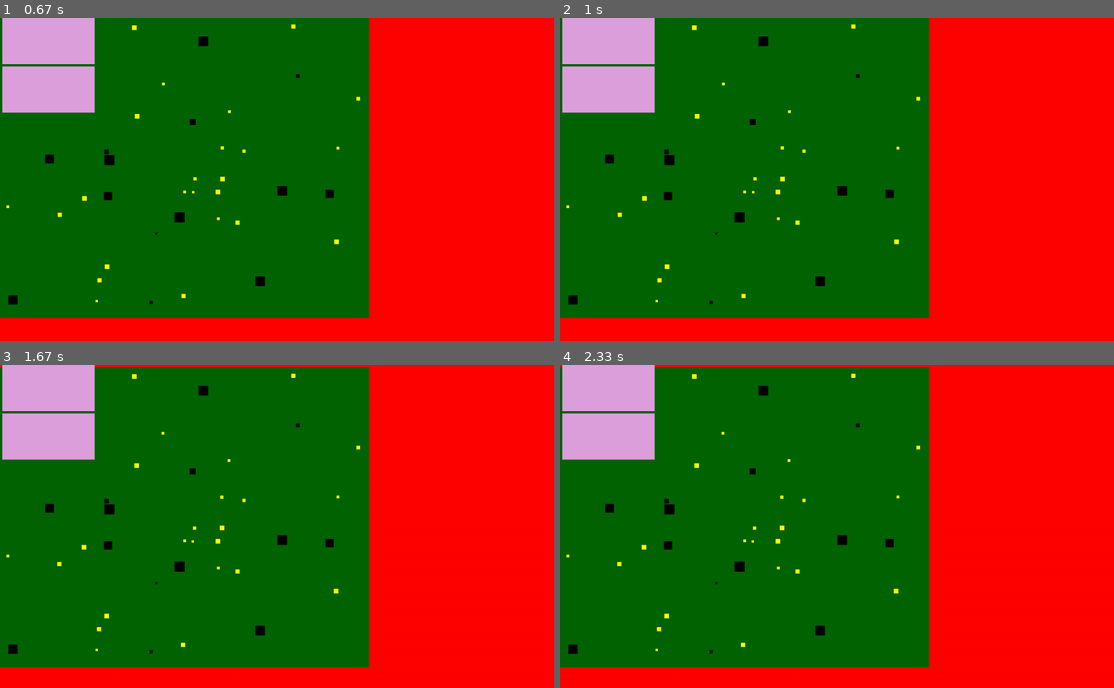
Above: before the commit, frames 1-4 (two rows, left to right).
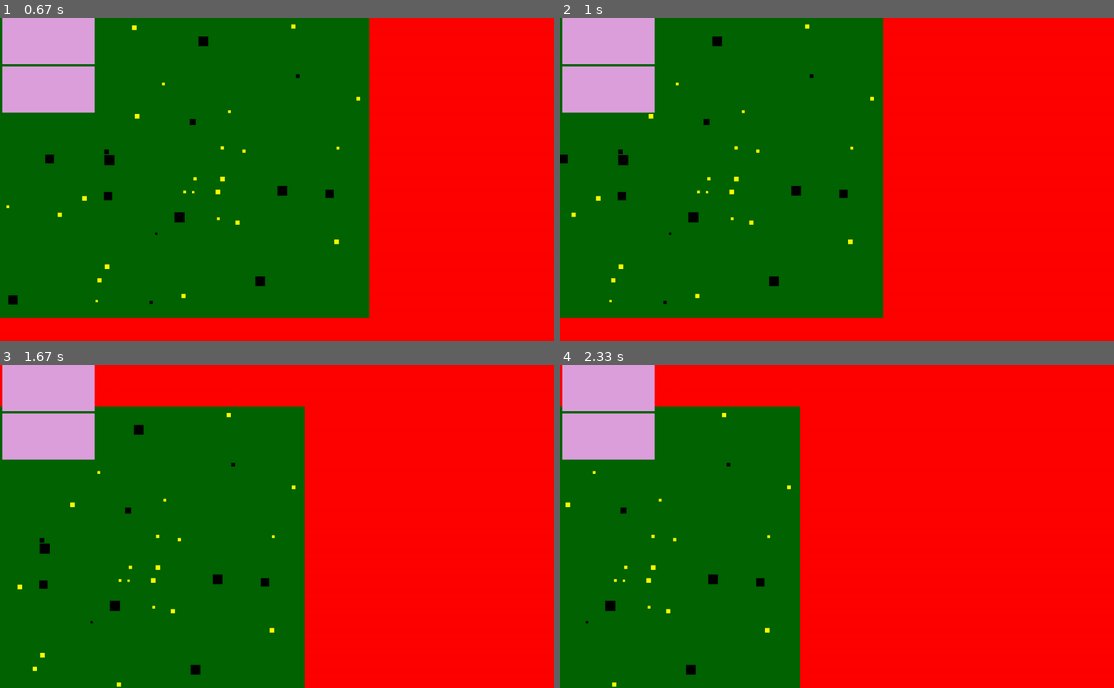
Above: after the commit, the same moments.

Repository: peterjheile/LearningCenter
Game: pygame game, started from pygame/EcosystemGame2/Initializer.py
The game is run twice, just before and just after one commit, with the same random seed, the same clock (stepped at 60 frames per second) and the same inputs.
Inputs (mouse positions are in pixels of both pictures, inside the frame that each line leads up to):
- Up to frame 1 (0.67 s): click (49, 89) at 0.38 s
- Up to frame 2 (1 s): hold D from 0.67 s (still down)
- Up to frame 3 (1.67 s): release D at 1.13 s; hold W 1.17-1.47 s; press the mouse at (49, 387) at 1.53 s; move the mouse to (55, 406) at 1.63 s
- Up to frame 4 (2.33 s): release the mouse at (626, 423) at 1.77 s; hold D 1.83-2.3 s

Frame 1 is identical in both runs. In frame 2, 9.0% of the frame differs, in the area x 0-67%, y 0-93%; in frame 3, 20%; in frame 4, 29%, in the area x 0-67%, y 0-100%.

Commit message:
acutal pause and screen move while paused

Diff:
--- a/pygame/EcosystemGame2/Initializer.py
+++ b/pygame/EcosystemGame2/Initializer.py
@@ -14,8 +14,7 @@
             pygame.quit()
             sys.exit()
         if event.type == pygame.MOUSEBUTTONUP:
-            window.gui.update(pygame.mouse.get_pos())
-            clock.tick(window.gui.tick)
+            window.gui.update(pygame.mouse.get_pos(),window)
 
     keys = pygame.key.get_pressed()
 
@@ -31,4 +30,4 @@
         movement[1] -=5
 
     window.updateDisplay(movement)
-    clock.tick(window.gui.tick)
+    clock.tick(60)
--- a/pygame/EcosystemGame2/Window/ButtonClass.py
+++ b/pygame/EcosystemGame2/Window/ButtonClass.py
@@ -1,4 +1,6 @@
 import pygame
+import sys
+# from Window.WindowClass import Window
 
 class Button:
     def __init__(self):
@@ -28,7 +30,30 @@
         self.y = 105
         self.tick = 1
 
-    def checkClicked(self,clickPos):
+    def checkClicked(self,clickPos,startButton,window):
         if (clickPos[0]>self.x and clickPos[0]<self.x+self.width) and (clickPos[1]>self.y and clickPos[1]<self.y+self.height):
-            return True
-        return False
+            self.pause(startButton,window)
+
+    def pause(self,startButton,window):
+        clock = pygame.time.Clock()
+        continues = True
+        while continues:
+            for event in pygame.event.get():
+                if event.type == pygame.QUIT:
+                    pygame.quit()
+                    sys.exit()
+                if event.type == pygame.MOUSEBUTTONUP:
+                    if startButton.checkClicked(pygame.mouse.get_pos()):
+                        continues = False
+            keys = pygame.key.get_pressed()
+            movement = [0,0]
+            if keys[pygame.K_a]:
+                movement[0] +=5
+            if keys[pygame.K_d]:
+                movement[0] -=5
+            if keys[pygame.K_w]:
+                movement[1] +=5
+            if keys[pygame.K_s]:
+                movement[1] -=5
+            window.updateDisplay(movement,False)
+            clock.tick(60)
--- a/pygame/EcosystemGame2/Window/GuiClass.py
+++ b/pygame/EcosystemGame2/Window/GuiClass.py
@@ -6,17 +6,10 @@
         self.startButton = StartButton()
         self.pauseButton = PauseButton()
         self.buttons = [self.startButton,self.pauseButton]
-        self.tick = 60
 
     def draw(self,display):
         for i in self.buttons:
             i.draw(display)
 
-    def update(self,mousePos):
-        self.updateTick(mousePos)
-
-    def updateTick(self,mousePos):
-        for i in self.buttons:
-            if i.checkClicked(mousePos):
-                self.tick = i.tick
-                break
+    def update(self,mousePos,window):
+        self.pauseButton.checkClicked(mousePos,self.startButton,window)
--- a/pygame/EcosystemGame2/Window/InteractionsClass.py
+++ b/pygame/EcosystemGame2/Window/InteractionsClass.py
@@ -6,7 +6,7 @@
 
 class Interactions:
     @classmethod
-    def displaceScreen(Interactions,map,obstacles,creatures,displacement):
+    def displaceScreen(Interactions,map,obstacles,creatures,displacement, all):
         map.x += displacement[0]
         map.y += displacement[1]
         for i in obstacles:
@@ -14,8 +14,14 @@
             i.y += displacement[1]
         for i in creatures:
             movement = Interactions.creatureMove(i,map,obstacles)
-            i.x += displacement[0] + Interactions.tanh(movement[0])
-            i.y += displacement[1] +Interactions.tanh(movement[1])
+            if all:
+                i.x += displacement[0] + Interactions.tanh(movement[0])
+                i.y += displacement[1] +Interactions.tanh(movement[1])
+            else:
+                i.x += displacement[0]
+                i.y += displacement[1]
+
+
 
     @classmethod
     def tanh(Interactions, num):
--- a/pygame/EcosystemGame2/Window/WindowClass.py
+++ b/pygame/EcosystemGame2/Window/WindowClass.py
@@ -24,8 +24,8 @@
     def createGUI(self):
         self.gui = GUI()
 
-    def updateDisplay(self, displacement):
-        Interactions.displaceScreen(self.map,self.map.allObstacles,self.map.allCreatures,displacement)
+    def updateDisplay(self, displacement,all = True):
+        Interactions.displaceScreen(self.map,self.map.allObstacles,self.map.allCreatures,displacement,all)
         Interactions.eliminateCreatures(self.map, self.map.allObstacles,self.map.allCreatures)
         self.display.fill(self.color)
         self.map.draw(self.display)
